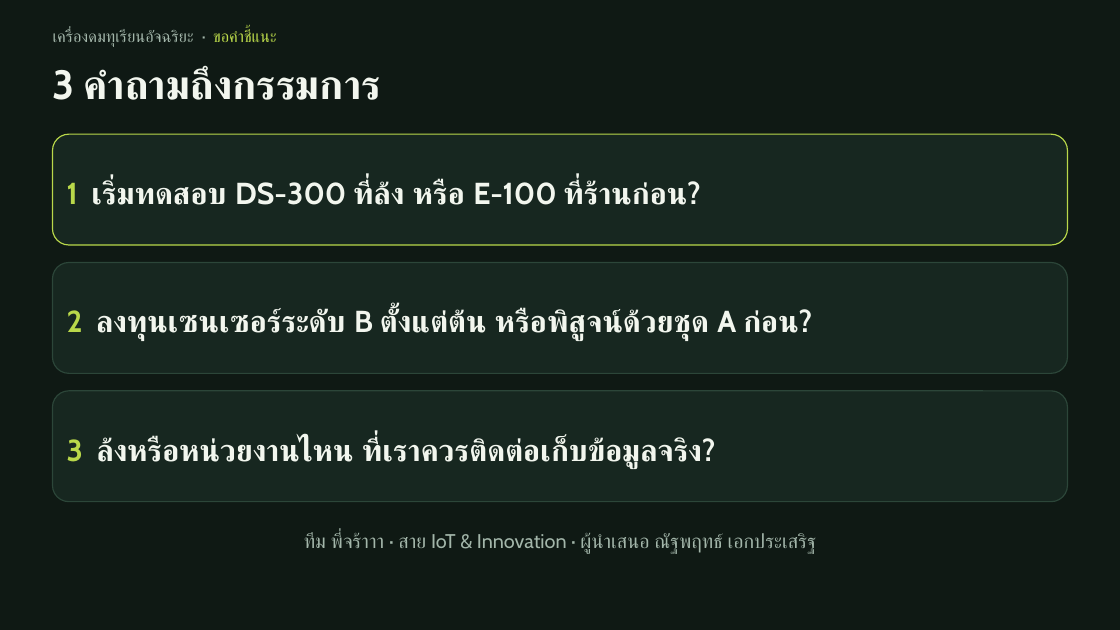
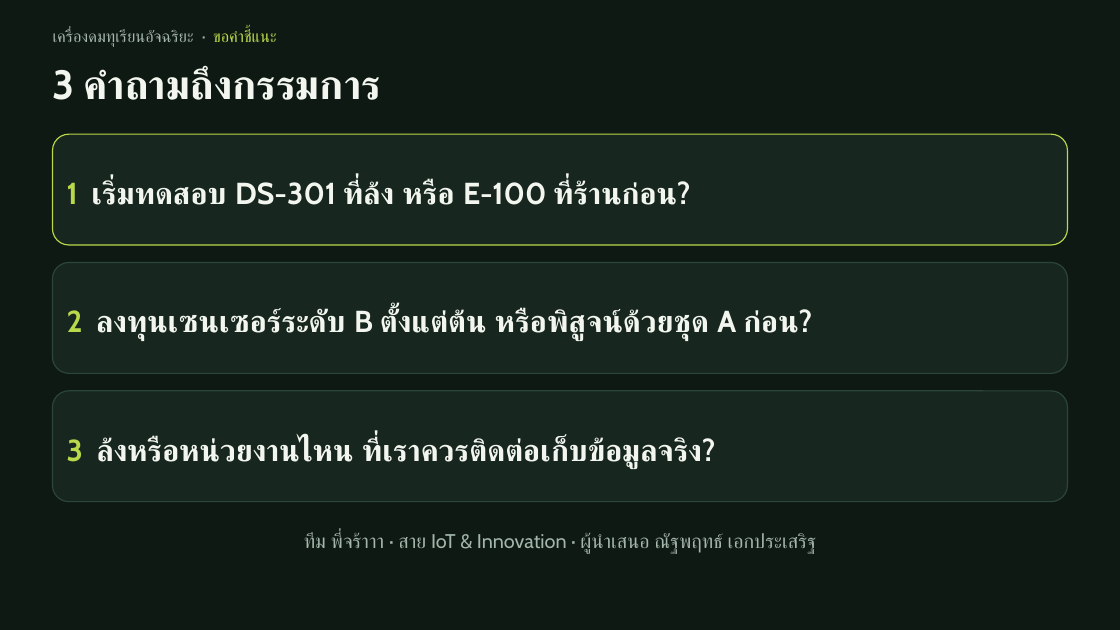
Before and after one commit to moolek02/e-nose-hub, a slide deck: slide 15 of docs/e-nose-pitch-deck-v2.pptx. Drawn at 1120x630 pixels with LibreOffice and Linux fonts; fonts in the diff are those of the drawing. Boxes give left, top, right and bottom in pixels: in the first picture for what was removed or moved away, otherwise in the second. Text is boxed around its words. In the diff, an @@ line names an element or a change of style, - is before the commit and + after.

```diff
--- a/docs/e-nose-pitch-deck-v2.pptx
+++ b/docs/e-nose-pitch-deck-v2.pptx
@@ text at box(67, 180, 690, 205): text changed @@
-1 เริ่มทดสอบ DS-300 ที่ล้ง หรือ E-100 ที่ร้านก่อน?
+1 เริ่มทดสอบ DS-301 ที่ล้ง หรือ E-100 ที่ร้านก่อน?
```
Also in this commit, not shown: 10 other slides changed, 4 other files.
